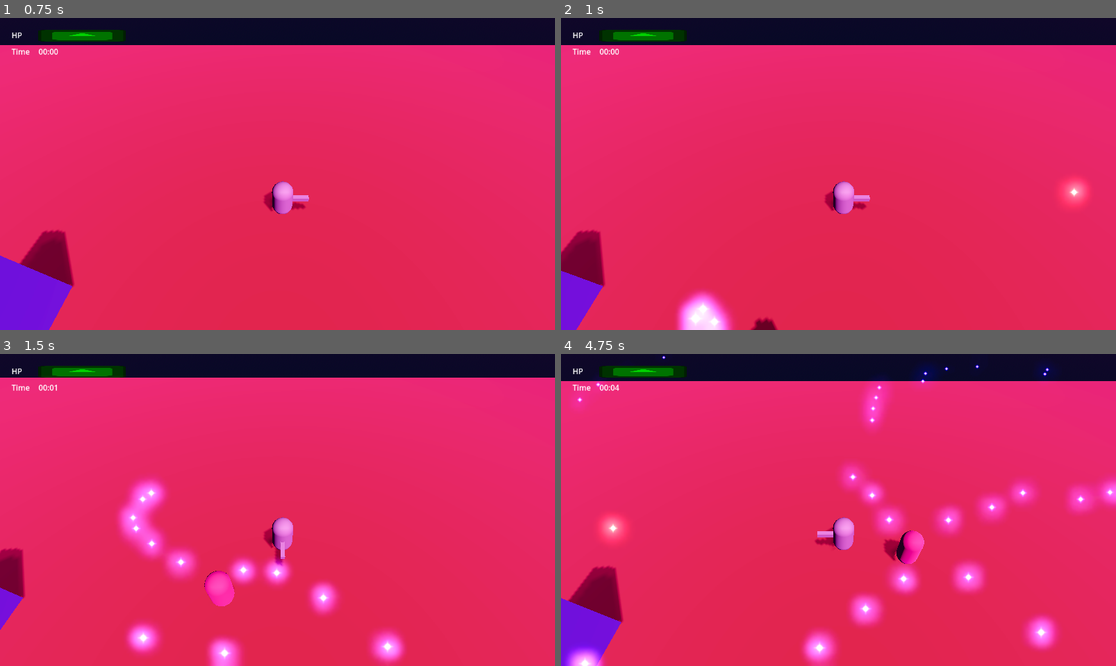
Above: before the commit, frames 1-4 (two rows, left to right).
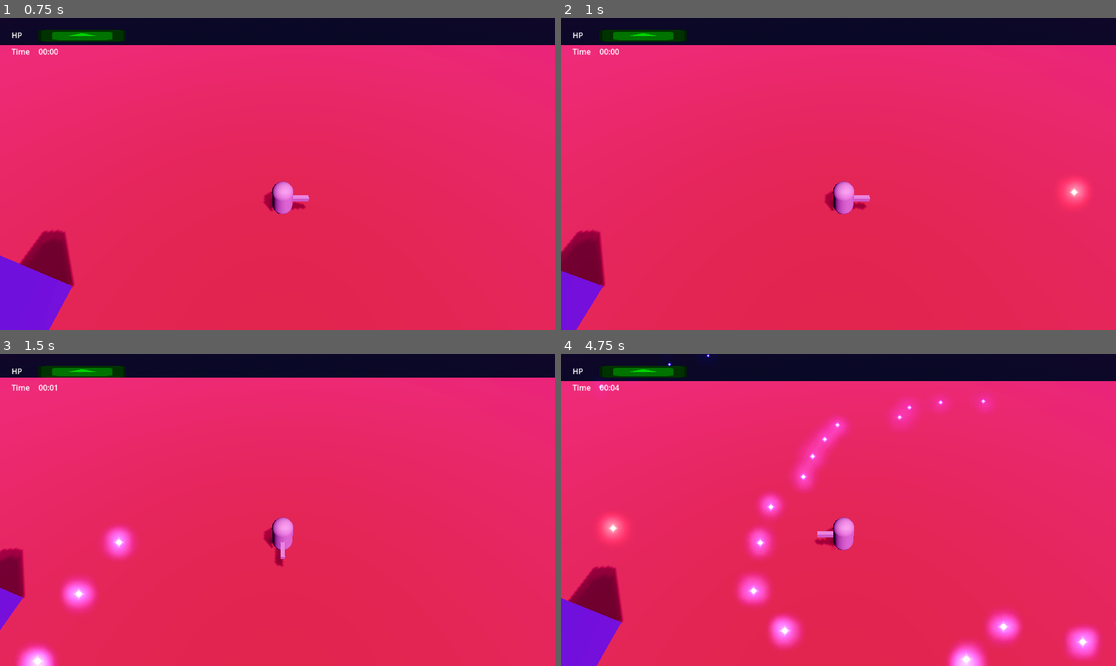
Above: after the commit, the same moments.

Repository: AndreRufo/ophi13
Game: Godot game, scene res://world.tscn
Same seed, same stepped clock (60 frames per second), same inputs: the game is played once before the commit and once after it. The engine's default icon, where the game draws it, is replaced by a stand-in: a white triangle on a blue panel in a dark square.
Inputs:
- Up to frame 1 (0.75 s): tap Enter (ui_accept) at 0.5 s; hold Right (ui_right) from 0.53 s (still down)
- Up to frame 2 (1 s): keep holding Right (ui_right); tap Enter (ui_accept) at 0.77 s
- Up to frame 3 (1.5 s): release Right (ui_right) at 1.28 s; hold Down (ui_down) from 1.28 s (still down)
- Up to frame 4 (4.75 s): tap Enter (ui_accept) at 1.52, 3.02, 3.77, 4.52 s; release Down (ui_down) at 2.03 s; hold Right (ui_right) 2.03-2.78 s; hold Up (ui_up) 2.78-3.53 s; hold Left (ui_left) from 3.53 s (still down)

Frame 1 is identical in both runs. In frame 2, 1.2% of the frame differs, in the area x 20-40%, y 87-100%; in frame 3, 7.1%; in frame 4, 13%, in the area x 0-100%, y 0-100%.

Commit message:
world commit with aries values

Diff:
--- a/Prefabs/Aries.tscn
+++ b/Prefabs/Aries.tscn
@@ -8,6 +8,8 @@
 
 [node name="Aries" instance=ExtResource("1_qi0ms")]
 script = ExtResource("2_qyowq")
+ChargeSpeed = 1.0
+TriggerChargeDistance = 1.0
 
 [node name="BulletSpawner" parent="BulletSpawnersContainer" index="0" instance=ExtResource("3_ivmvv")]
 BulletScene = ExtResource("4_1vi8u")
--- a/world.tscn
+++ b/world.tscn
@@ -115,7 +115,9 @@
 
 [node name="Aries" parent="." instance=ExtResource("4_jmyty")]
 transform = Transform3D(1, 0, 0, 0, 1, 0, 0, 0, 1, 6.35814, 3.37027, -12.3455)
-MaxHealth = 10
+ChargeSpeed = 10.0
+TriggerChargeDistance = 5.0
+Speed = 0.2
 
 [node name="Character" parent="." instance=ExtResource("1_tr0ag")]
 transform = Transform3D(1, 0, 0, 0, 1, 0, 0, 0, 1, 8.18439, 2.81289, -28.679)
